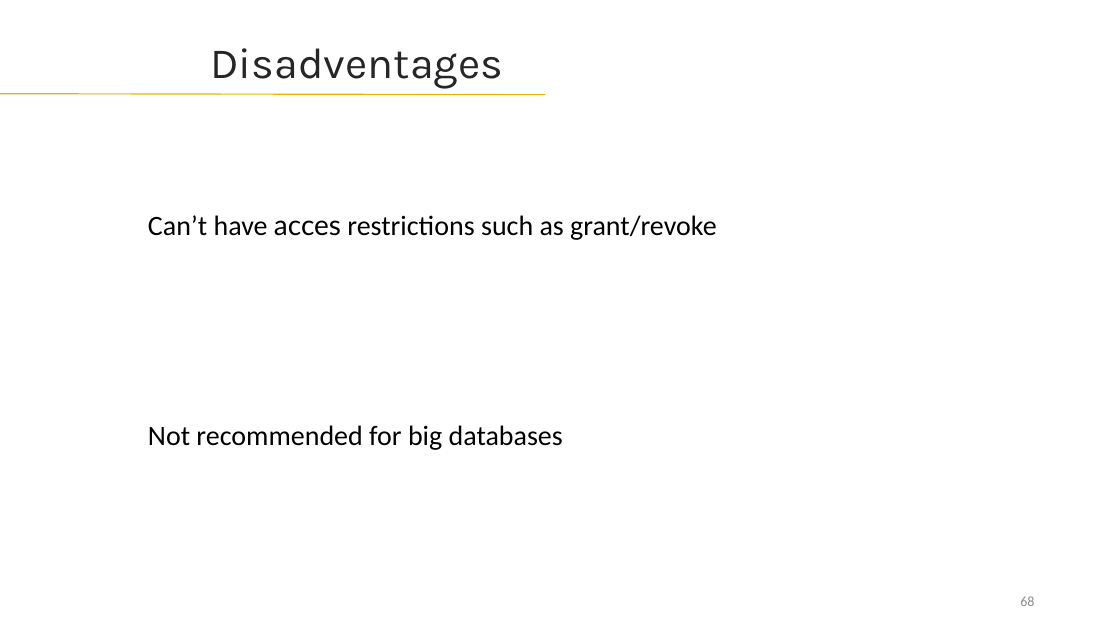
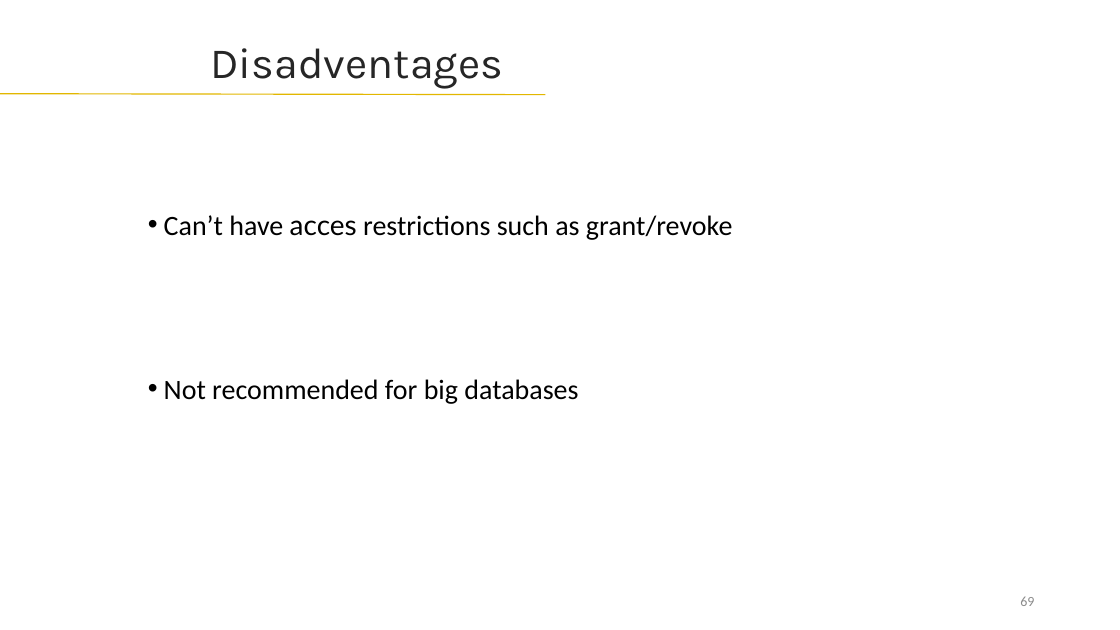
Before and after one commit to lahcenrahlaoui/Wingardium_Leviosaaaa, a slide deck: slide 69 of Presentation-projet-SQLite (1) - Copy.pptx (slide 68 before the commit). Drawn at 1120x630 pixels with LibreOffice and Linux fonts; fonts in the diff are those of the drawing. Boxes give left, top, right and bottom in pixels: in the first picture for what was removed or moved away, otherwise in the second. Text is boxed around its words. In the diff, an @@ line names an element or a change of style, - is before the commit and + after.

```diff
--- a/Presentation-projet-SQLite (1) - Copy.pptx
+++ b/Presentation-projet-SQLite (1) - Copy.pptx
@@ text "Can’t have acces restrictions such ..." at bbox=[164, 215, 733, 240]: bullet none to • @@
@@ text "Not recommended for big databases" at bbox=[164, 379, 578, 404]: bullet none to • @@
@@ text "Not recommended for big databases": place and size @@
-text "Not recommended for big databases" at bbox=[148, 425, 563, 450]
+text "Not recommended for big databases" at bbox=[164, 379, 578, 404]
@@ page number at bbox=[1020, 597, 1034, 606]: text changed @@
-68
+69
```
Also in this commit, not shown: 6 other slides changed, 6 slides added, 5 slides removed.
